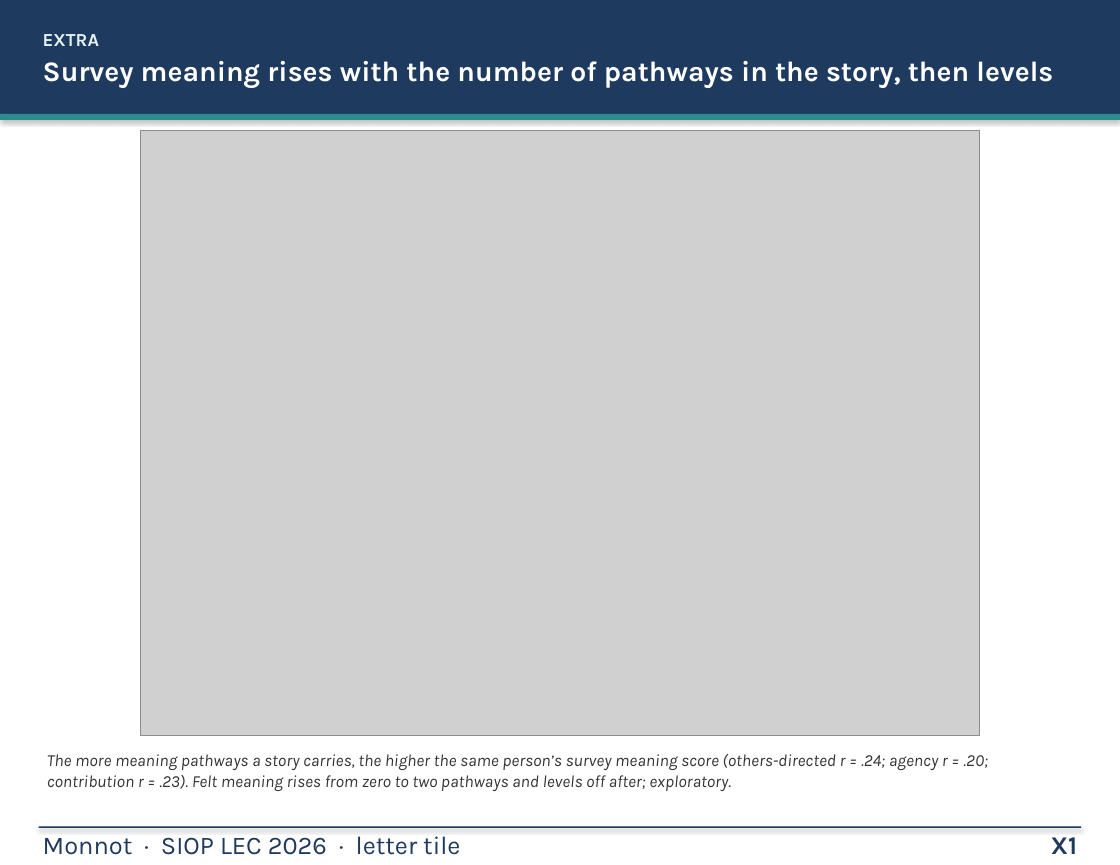
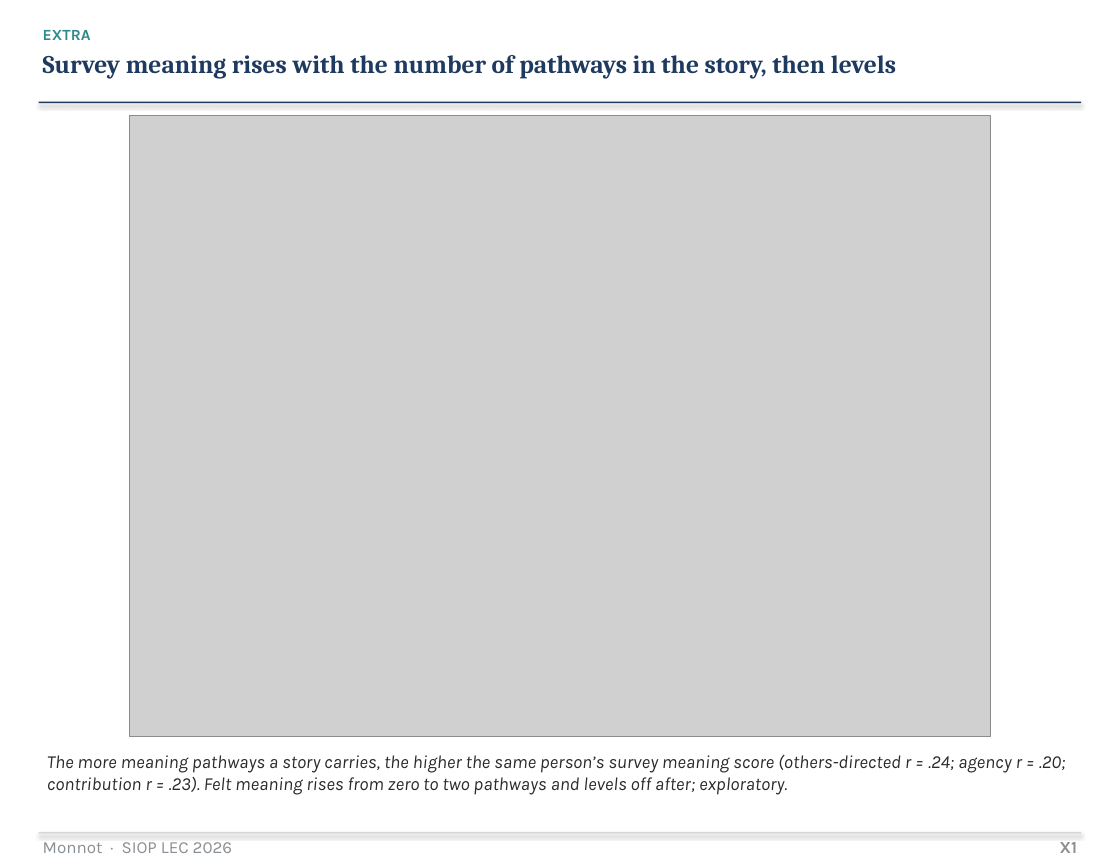
Before and after one commit to mjmonnot/mjmonnot.github.io, a slide deck: slide 17 of lec-2026/assets/Monnot_Poster_v5.pptx. Drawn at 1120x865 pixels with LibreOffice and Linux fonts; fonts in the diff are those of the drawing; grey boxes stand for pictures. Boxes give left, top, right and bottom in pixels: in the first picture for what was removed or moved away, otherwise in the second. Text is boxed around its words. In the diff, an @@ line names an element or a change of style, - is before the commit and + after.

```diff
--- a/lec-2026/assets/Monnot_Poster_v5.pptx
+++ b/lec-2026/assets/Monnot_Poster_v5.pptx
@@ text "EXTRA" at (43, 30, 896, 79): size 13 to 11 pt, text colour #E4F2F2 to #2E8B8B in "EXTRA"; size 20 to 18 pt, font Karla to Cambria, text colour #FFFFFF to #1F3A5F; line spacing 1 to 1.05 @@
@@ rectangle removed at (0, 114, 1120, 120) @@
@@ rectangle: place and size @@
-rectangle at (0, 0, 1120, 114)
+rectangle at (39, 102, 1081, 103)
@@ picture: place and size @@
-picture at (141, 130, 979, 736)
+picture at (130, 115, 991, 736)
@@ text "The more meaning pathways a ..." at (47, 755, 1066, 795): size 12 to 13 pt, text colour #333333 to #2A2A2A @@
@@ rectangle: place and size @@
-rectangle at (39, 827, 1081, 828)
+rectangle at (39, 833, 1081, 834)
@@ rectangle at (39, 833, 1081, 834): fill #1F3A5F to #C8C8C8 @@
@@ text "X1" at (1060, 842, 1078, 853): size 18 to 12 pt, text colour #1F3A5F to #8A8F94 @@
@@ text at (43, 842, 232, 853): text changed; size 18 to 12 pt; text colour #1F3A5F to #8A8F94 @@
-Monnot · SIOP LEC 2026 · letter tile
+Monnot · SIOP LEC 2026
```
Also in this commit, not shown: 17 other slides changed, 5 other files.
